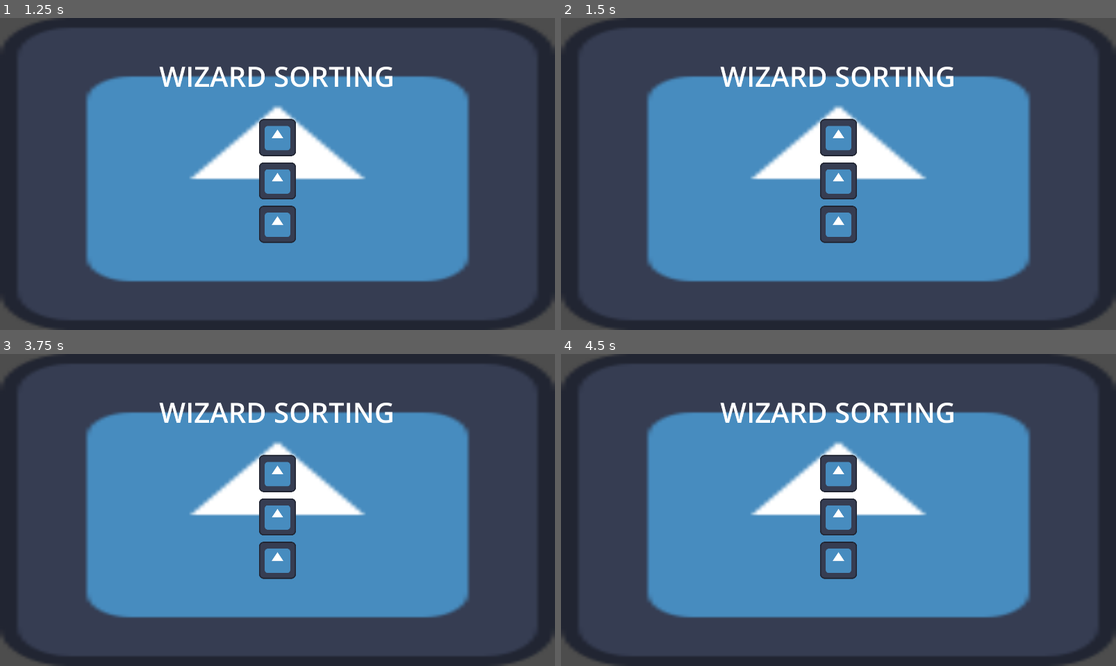
Above: before the commit, frames 1-4 (two rows, left to right).
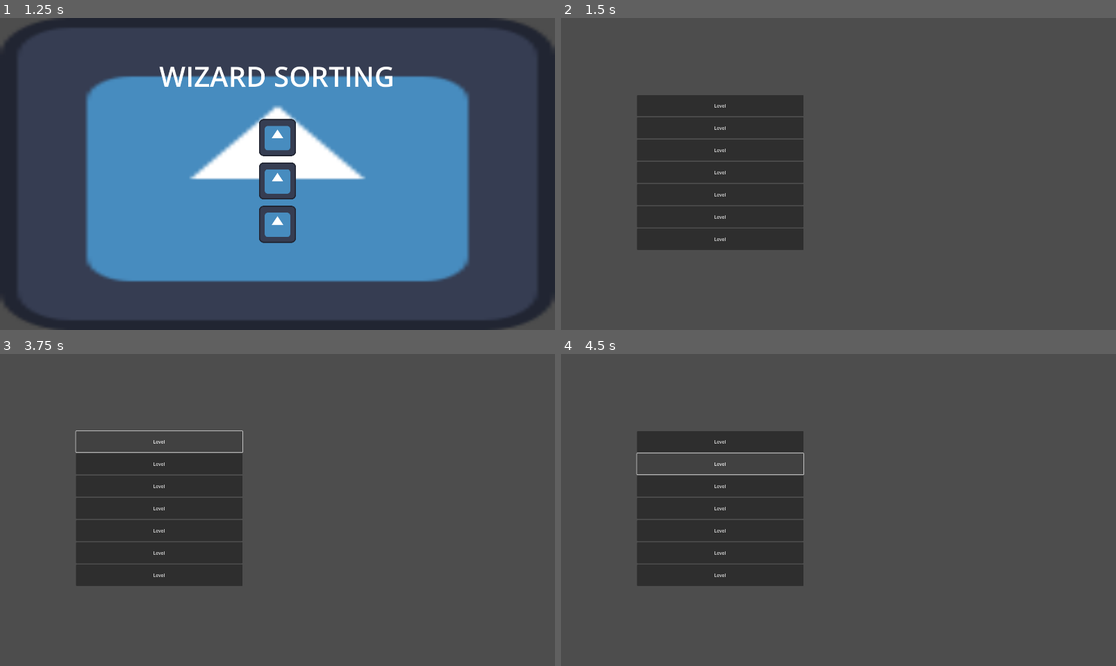
Above: after the commit, the same moments.

Repository: entityJY/wizard-sorting
Game: Godot game, scene res://main.tscn
Two runs of this game, one before a commit and one after it. Both use one fixed random seed, a clock stepped at 60 frames per second and the inputs below. Before the commit the project starts from res://menus/main_menu/main_menu.tscn. The engine's default icon, where the game draws it, is replaced by a stand-in: a white triangle on a blue panel in a dark square.
Inputs (mouse positions are in pixels of both pictures, inside the frame that each line leads up to):
- Up to frame 1 (1.25 s): click (277, 223) at 0.5 s
- Up to frame 2 (1.5 s): click (838, 180) at 1.25 s
- Up to frame 3 (3.75 s): click (277, 472) at 2.02 s; click (277, 472) at 2.77 s; click (160, 441) at 3.5 s, where only the run after the commit has a clickable "Level"
- Up to frame 4 (4.5 s): click (721, 463) at 4.25 s, where only the run after the commit has a clickable "Level"

Frame 1 is identical in both runs. In frame 2, 59% of the frame differs, in the area x 0-100%, y 0-100%; in frame 3, 59%; in frame 4, 59%.

Commit message:
basic menu buttons work now

Diff:
--- /dev/null
+++ b/main.gd
@@ -0,0 +1,4 @@
+extends Node2D
+
+func _ready() -> void:
+	get_tree().change_scene_to_file("res://menus/main_menu/main_menu.tscn")
--- /dev/null
+++ b/main.tscn
@@ -0,0 +1,6 @@
+[gd_scene load_steps=2 format=3 uid="uid://cdq6lo7lqgeaq"]
+
+[ext_resource type="Script" uid="uid://tyxuj3fotbwu" path="res://main.gd" id="1_ig7tw"]
+
+[node name="Main" type="Node2D"]
+script = ExtResource("1_ig7tw")
--- a/menus/main_menu/level_select.gd
+++ b/menus/main_menu/level_select.gd
@@ -1,5 +1,4 @@
 extends TextureButton
-signal level_select
 
 func _on_pressed() -> void:
-	level_select.emit()
+	get_tree().change_scene_to_file("res://menus/level_select/level_select.tscn")
--- a/project.godot
+++ b/project.godot
@@ -11,7 +11,7 @@
 [application]
 
 config/name="Wizard Sorting"
-run/main_scene="uid://bw3u83unndaf5"
+run/main_scene="uid://cdq6lo7lqgeaq"
 config/features=PackedStringArray("4.5", "Mobile")
 config/icon="res://icon.svg"
 
Not shown, added: main.gd.uid
